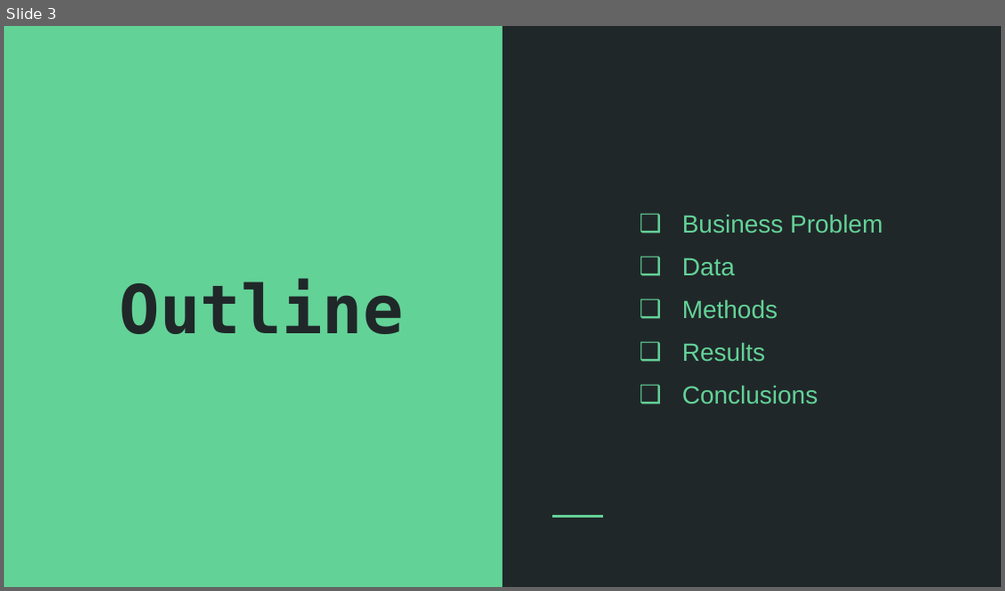
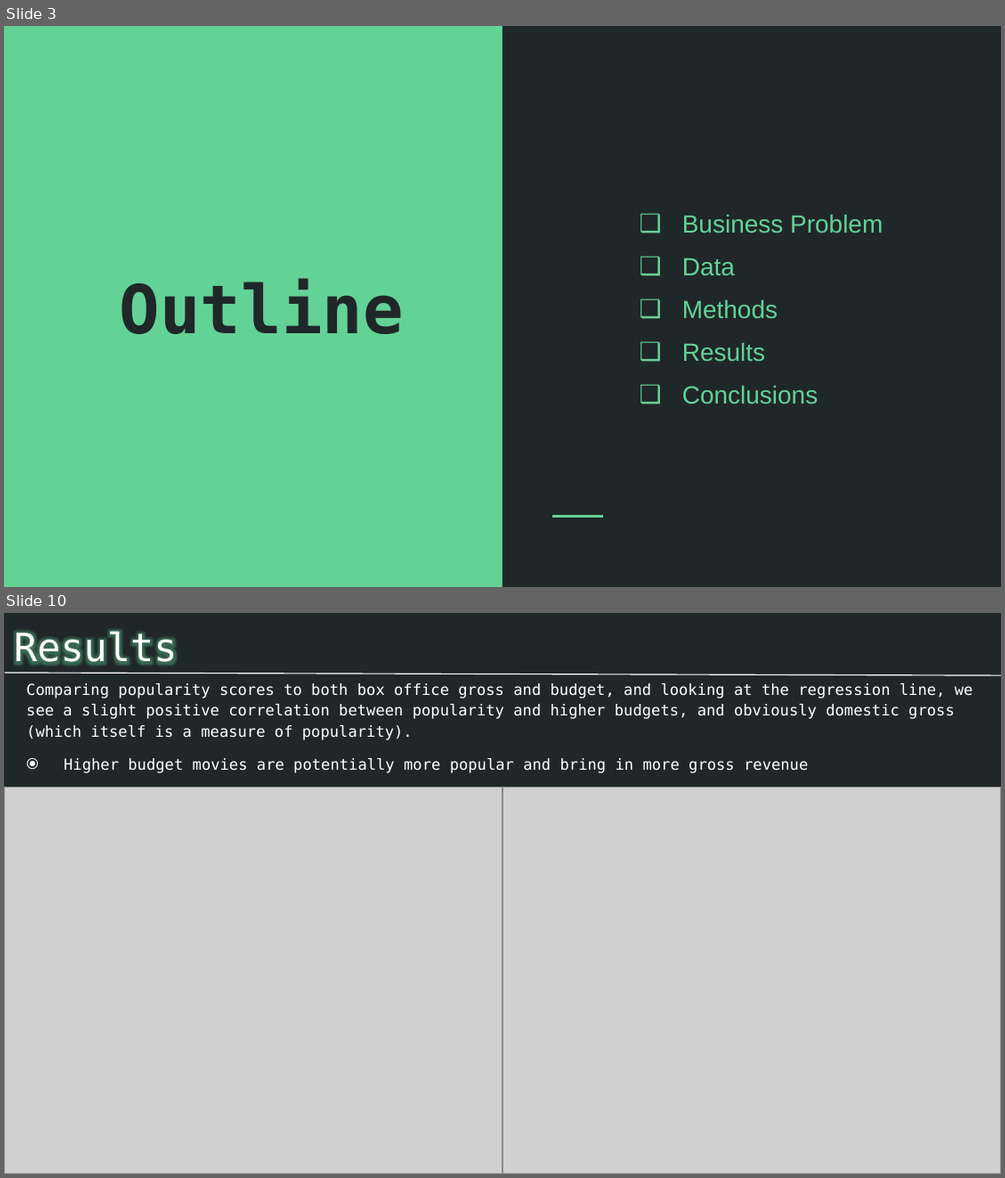
Before and after one commit to patrick-anastasio/Flatiron_DSC-Phase1_Project, a slide deck: Slide Deck.pptx. Shown one above the other, each under a label of ours: slide 3 before the commit, slides 3 and 10 after it; the slides between them are not shown. The pictures are 1005x591 and 1005x1178 pixels, drawn with LibreOffice and Linux fonts; fonts in the diff are those of the drawing; grey boxes stand for pictures. Boxes give left, top, right and bottom in pixels: in the first picture for what was removed or moved away, otherwise in the second. Text is boxed around its words. In the diff, an @@ line names an element or a change of style, - is before the commit and + after.

```diff
--- a/Slide Deck.pptx
+++ b/Slide Deck.pptx
@@ slide 10 added at [4,613,1001,1174], background #202729 @@
@@ title added at [14,630,177,670], 28 pt, text #FFFFFF @@
+Results
@@ line added from (5, 673) to (1001, 676), #FFFFFF 0.75 pt @@
@@ text added at [26,683,973,773], 11 pt, text #FFFFFF @@
+Comparing popularity scores to both box office gross and budget, and looking at the regression line, we see a slight positive correlation between popularity and higher budgets, and obviously domestic gross (which itself is a measure of popularity).
+⦿ Higher budget movies are potentially more popular and bring in more gross revenue
@@ picture added at [4,787,502,1174] @@
@@ picture added at [502,787,1001,1174] @@
@@ rectangle added at [4,1163,1001,1174], fill #63D297 @@
```
Also in this commit, not shown: 4 slides changed, 7 other slides added, 3 slides removed, 11 other files.
